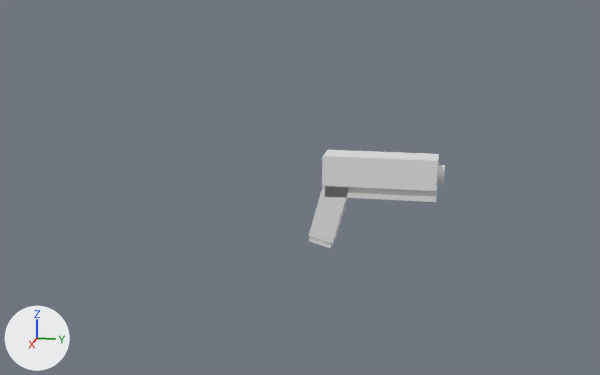
Before and after pictures for a commit that changed the glTF model Assets/Models/Guns/pistol.glb.
One viewpoint serves both versions: a 50 mm camera at (1.88, 0.301, 0.423) aimed at (0.008, -0.073, -0.045). Arrows for +X, +Y and +Z are at lower left; the lights stay in place.
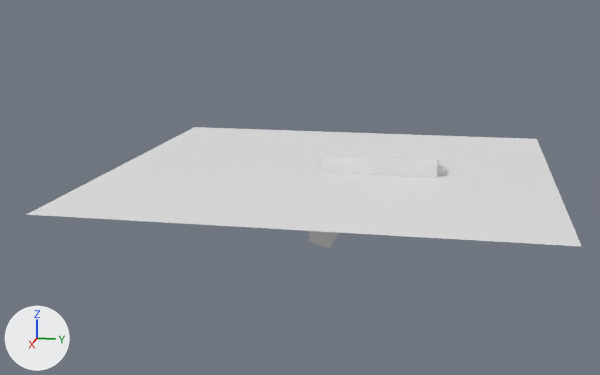
What differs and where, as boxes [x1, y1, x2, y2] in the pictures (600 x 375 px):
'Plane', added: after [26, 127, 582, 247]
'Cube.001', deleted: before [309, 186, 349, 244]
'Cube.002', deleted: before [325, 158, 439, 202]
'Chassis', added: after [309, 159, 445, 244]
'Cylinder', deleted: before [437, 165, 445, 184]

The change, as a list of edits to the scene's bpy script:
```text
Add me_cube_001_1:
    me_cube_001_1.from_pydata(...)  # 80 vertices, 148 faces; spans x -0.03..0.03, y -0.048..0.26, z -0.173..0.032
    me_cube_001_1.materials.append(mat_default_obj)  # white #e7e7e7
Add me_plane:
    me_plane.from_pydata([(-0.5, -0.5, 0.0), (0.5, -0.5, 0.0), (-0.5, 0.5, 0.0), (0.5, 0.5, 0.0)], [], [(0, 1, 3), (0, 3, 2)])
Remove ob_cube_001:
    ob_cube_001 = bpy.data.objects.new('Cube.001', me_cube_001)
    ob_cube_001.location = (0.0, 0.0, 0.0)
Remove ob_cube_002:
    ob_cube_002 = bpy.data.objects.new('Cube.002', me_cube_002)
    ob_cube_002.location = (0.0, 0.0, 0.0)
Remove ob_cylinder:
    ob_cylinder = bpy.data.objects.new('Cylinder', me_cylinder)
    ob_cylinder.location = (0.0, 0.0, 0.0)
Add ob_chassis:
    ob_chassis = bpy.data.objects.new('Chassis', me_cube_001_1)
    ob_chassis.location = (0.0, 0.0, 0.0)
Add ob_plane:
    ob_plane = bpy.data.objects.new('Plane', me_plane)
    ob_plane.location = (0.0, 0.0, 0.0)
```
